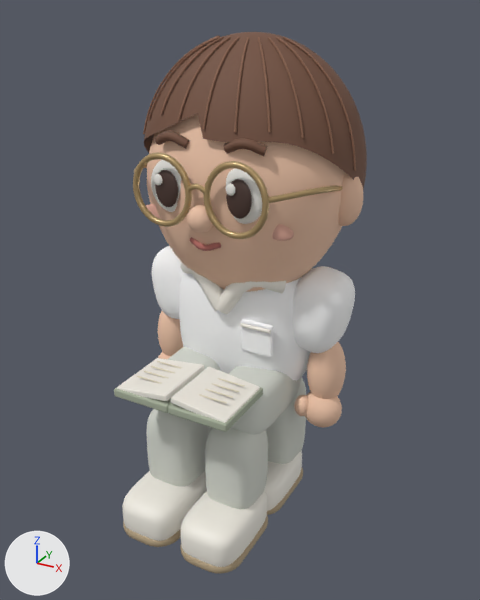
An edit to the Blender file art/source/patient.blend, drawn before and after from the same camera.
Camera for both pictures: a 50 mm lens placed at (1.24, -2.33, 2.04), pointed at (0.03, -0.13, 0.94). Lighting does not change. The marker at lower left points along +X, +Y and +Z. The first picture is the older version.

The scene before the commit, as lines of its bpy script (objects in view):
```python
ob_arm_l = bpy.data.objects.new('Arm_L', None)
ob_arm_l.location = (-0.28, 0.0, 1.02)
ob_arm_l_mesh = bpy.data.objects.new('Arm_L mesh', me_sphere_014)
ob_arm_l_mesh.parent = ob_arm_l
ob_arm_l_mesh.location = (-0.1, -0.02, -0.37)
ob_arm_r = bpy.data.objects.new('Arm_R', None)
ob_arm_r.location = (0.28, 0.0, 1.02)
ob_arm_r_mesh = bpy.data.objects.new('Arm_R mesh', me_sphere_020)
ob_arm_r_mesh.parent = ob_arm_r
ob_arm_r_mesh.location = (0.1, -0.02, -0.37)
ob_glasses_mesh = bpy.data.objects.new('Glasses mesh', me_spectacle_bridge)
ob_glasses_mesh.parent = ob_glasses
ob_glasses_mesh.location = (0.0, 0.0, -1.38)
ob_head = bpy.data.objects.new('Head', None)
ob_head.location = (0.0, 0.0, 1.38)
ob_head_mesh = bpy.data.objects.new('Head mesh', me_brow)
ob_head_mesh.parent = ob_head
ob_head_mesh.location = (0.0, 0.0, -1.38)
ob_seatedlegs_mesh = bpy.data.objects.new('SeatedLegs mesh', me_sphere_026)
ob_seatedlegs_mesh.parent = ob_seatedlegs
ob_seatedlegs_mesh.location = (-0.145, -0.37, 0.32)
ob_torso_mesh = bpy.data.objects.new('Torso mesh', me_left_collar)
ob_torso_mesh.parent = ob_torso
ob_torso_mesh.location = (0.0, 0.0, 0.0)
# also in view: 'Leg_R mesh' at (0.14, -0.09, 0.28); 'Book mesh' at (0.0, -0.49, 0.7)
```
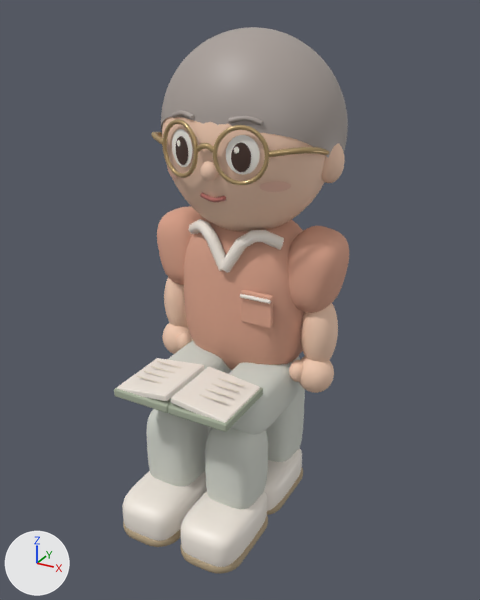
ob_head is not drawn itself; it is the parent of ob_head_mesh, ob_glasses.
ob_arm_l is not drawn itself; it is the parent of ob_arm_l_mesh.
ob_arm_r is not drawn itself; it is the parent of ob_arm_r_mesh.
ob_leg_r is not drawn itself; it is the parent of ob_leg_r_mesh.

Pixel boxes [x1, y1, x2, y2] of what changed, in the pictures (480 x 600 px; the box of a moved part takes in the faces that stretch with it):
'Head mesh', recoloured, surface changed, reshaped, moved (16% narrower, 21% shorter)
    before: [143, 32, 367, 292]
    after: [161, 27, 348, 232]
'Torso mesh', recoloured, reshaped (8% narrower, 27% taller)
    before: [179, 262, 311, 381]
    after: [184, 219, 305, 370]
'Arm_R mesh', recoloured, moved
    before: [293, 266, 355, 427]
    after: [288, 226, 349, 393]
'Glasses mesh', reshaped, moved (15% narrower, 24% shorter)
    before: [133, 152, 343, 239]
    after: [151, 119, 329, 185]
'Arm_L mesh', recoloured, moved
    before: [152, 246, 183, 359]
    after: [157, 206, 205, 354]
'Leg_R mesh', moved, reshaped
    before: [264, 377, 306, 515]
    after: [264, 385, 305, 515]
part 1 of me_brow, added
    after: [200, 161, 218, 182]
part 2 of me_brow, added (beige)
    after: [322, 143, 345, 183]
part 3 of me_brow, deleted
    before: [143, 32, 367, 292]
part 4 of me_brow, added
    after: [161, 27, 348, 232]
part 5 of me_left_collar, added (beige)
    after: [184, 219, 305, 370]
part 6 of me_left_collar, moved or reshaped
    before: [241, 319, 273, 357]
    after: [241, 290, 273, 328]
part 7 of me_left_collar, moved or reshaped
    before: [240, 323, 270, 334]
    after: [240, 294, 270, 304]
part 8 of me_left_collar, added
    after: [188, 219, 226, 270]
part 9 of me_left_collar, added
    after: [221, 230, 284, 273]
part 10 of me_left_collar, deleted
    before: [180, 262, 223, 311]
part 11 of me_left_collar, deleted
    before: [218, 281, 286, 314]
part 12 of me_left_collar, moved or reshaped (not visible afterwards)
    before: [179, 273, 311, 381]

The change, as a list of edits to the scene's bpy script:
```text
Change mat_hair:
    mat_hair.base_color: (0.171, 0.0802, 0.0482) -> (0.402, 0.352, 0.323)  # brown #73503e -> grey #aaa09a
    mat_hair.roughness: 0.75 -> 0.48
Change mat_outfit:
    mat_outfit.base_color: (1.0, 1.0, 1.0) -> (0.716, 0.371, 0.262)  # white #ffffff -> beige #dca48c
Change me_brow:
    used by ob_head_mesh; parent = ob_head; location = (0.0, 0.0, -1.38)
    remove me_brow.from_pydata(...)  # 10600 vertices, 10728 faces; spans x -0.48..0.48, y -0.418..0.415, z 0.935..1.96
    add me_brow.from_pydata(...)  # 6264 vertices, 6260 faces; spans x -0.397..0.397, y -0.027..0.655, z -0.3..0.47
    me_brow part 1: a new loose piece, a UV sphere (32 segments, 20 rings, poles along z) spanning x -0.034..0.034, y -0.027..0.027, z -0.036..0.036, in mat_skin (beige #f6cfb5)
    me_brow part 2: a new loose piece, a UV sphere (32 segments, 20 rings, poles along z) spanning x 0.287..0.397, y 0.246..0.346, z -0.065..0.095, in mat_skin (beige #f6cfb5)
    me_brow part 3: 50 loose pieces with 10560 vertices, spanning x -0.48..0.48, y -0.418..0.415, z 0.935..1.96, are deleted
    me_brow part 4: 4394 vertices added at x -0.373..0.373, y -0.002..0.655, z -0.3..0.47
    other edits to the shape of me_brow do not show in these pictures
    remove me_brow.materials.append(mat_blush__1)  # beige #e5af9d
    remove me_brow.materials.append(mat_blush_1)  # beige #e5af9d
    remove me_brow.materials.append(mat_hair_highlight)  # brown #89624c
    add me_brow.materials.append(mat_soft_peach_cheeks)  # beige #efbea9
Change me_left_collar:
    used by ob_torso_mesh; parent = ob_torso; location = (0.0, 0.0, 0.0)
    remove me_left_collar.from_pydata(...)  # 954 vertices, 946 faces; spans x -0.305..0.305, y -0.261..0.215, z 0.475..1.145
    add me_left_collar.from_pydata(...)  # 1564 vertices, 1586 faces; spans x -0.28..0.28, y -0.228..0.2, z 0.56..1.385
    me_left_collar part 5: the loose piece of 610 vertices spanning x -0.305..0.305, y -0.215..0.215, z 0.475..1.145 is copied, and the copy is multiplied about its middle by the matrix ((0.918, 0.0, 0.0), (0.0, 0.93, 0.0), (0.0, 0.0, 1.075)), then moved by (0.0, 0.0, 0.11); it spans x -0.28..0.28, y -0.2..0.2, z 0.56..1.28
    me_left_collar part 6: the loose piece of 152 vertices spanning x 0.08..0.22, y -0.219..-0.201, z 0.76..0.9 is moved by (-0.01, 0.014, 0.12)
    me_left_collar part 7: the loose piece of 32 vertices spanning x 0.085..0.215, y -0.233..-0.217, z 0.872..0.888 is moved by (-0.01, 0.014, 0.12)
    me_left_collar part 8: a new loose piece of 56 vertices spanning x -0.214..0.019, y -0.228..-0.089, z 1.084..1.264, in mat_ivory (white #f4ece2)
    me_left_collar part 9: a new loose piece of 56 vertices spanning x -0.019..0.214, y -0.228..-0.089, z 1.084..1.264, in mat_ivory (white #f4ece2)
    me_left_collar part 10: the loose piece of 56 vertices spanning x -0.243..0.026, y -0.261..-0.101, z 0.916..1.117 is deleted
    me_left_collar part 11: the loose piece of 56 vertices spanning x -0.026..0.243, y -0.261..-0.101, z 0.916..1.117 is deleted
    me_left_collar part 12: 609 vertices removed from x -0.305..0.305, y -0.215..0.215, z 0.475..1.142; 609 vertices added at x -0.1..0.1, y -0.1..0.1, z 1.146..1.385
    other edits to the shape of me_left_collar do not show in these pictures
    add me_left_collar.materials.append(mat_skin)  # beige #f6cfb5
Change me_spectacle_bridge:
    used by ob_glasses_mesh; parent = ob_glasses; location = (0.0, 0.0, -1.38)
    remove me_spectacle_bridge.from_pydata(...)  # 1752 vertices, 1716 faces; spans x -0.421..0.421, y -0.407..-0.008, z 1.299..1.571
    add me_spectacle_bridge.from_pydata(...)  # 1752 vertices, 1716 faces; spans x -0.361..0.361, y -0.34..-0.007, z 1.468..1.676
    me_spectacle_bridge part 13: 1704 of 1752 vertices moved; they spanned x -0.421..0.421, y -0.407..-0.008, z 1.299..1.571 and now span x -0.361..0.361, y -0.34..-0.007, z 1.468..1.676; mean shift (0.0, 0.082, 0.136); largest move (-0.243, -0.389, 1.339) -> (-0.193, -0.281, 1.499)
    other edits to the shape of me_spectacle_bridge do not show in these pictures
Change ob_head_mesh:
    ob_head_mesh.location: (0.0, 0.0, -1.38) -> (0.0, -0.308, 0.005)
Change ob_head:
    ob_head.location: (0.0, 0.0, 1.38) -> (0.0, 0.0, 1.5)
Change ob_arm_l_mesh:
    ob_arm_l_mesh.location: (-0.1, -0.02, -0.37) -> (-0.07, -0.02, -0.35)
Change ob_arm_l:
    ob_arm_l.location: (-0.28, 0.0, 1.02) -> (-0.27, 0.0, 1.17)
Change ob_arm_r_mesh:
    ob_arm_r_mesh.location: (0.1, -0.02, -0.37) -> (0.07, -0.02, -0.35)
Change ob_arm_r:
    ob_arm_r.location: (0.28, 0.0, 1.02) -> (0.27, 0.0, 1.17)
Change ob_leg_r_mesh:
    ob_leg_r_mesh.location: (-0.145, 0.0, -0.53) -> (-0.14, 0.0, -0.6)
Change ob_leg_r:
    ob_leg_r.location: (0.145, 0.0, 0.53) -> (0.14, 0.0, 0.6)
Change ob_glasses_mesh:
    ob_glasses_mesh.location: (0.0, 0.0, -1.38) -> (0.0, 0.0, -1.5)
```
